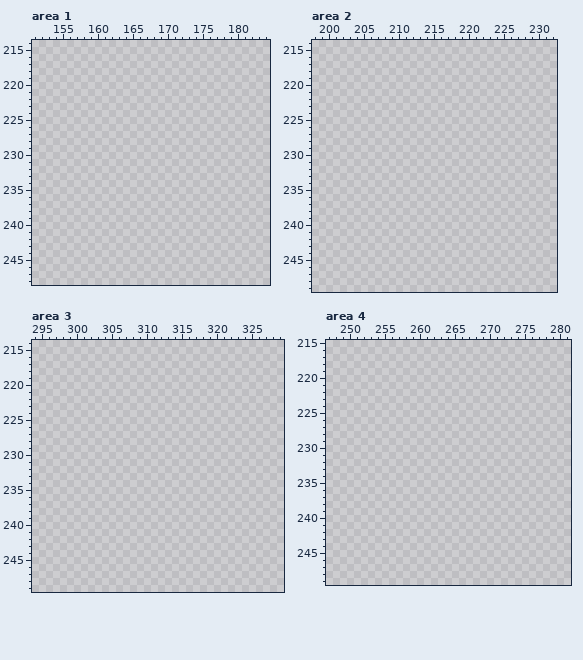
Edited in one commit: pixel-art file (aseprite/animated_objects.aseprite). The picture above is the old version.
521x333 pixels, 1 frame. Shown: area 1: x 151..184, y 214..248; area 2: x 198..232, y 214..249; area 3: x 294..329, y 214..249; area 4: x 247..281, y 215..249. The commit also changed other parts of the picture, which this record leaves out.
The result:
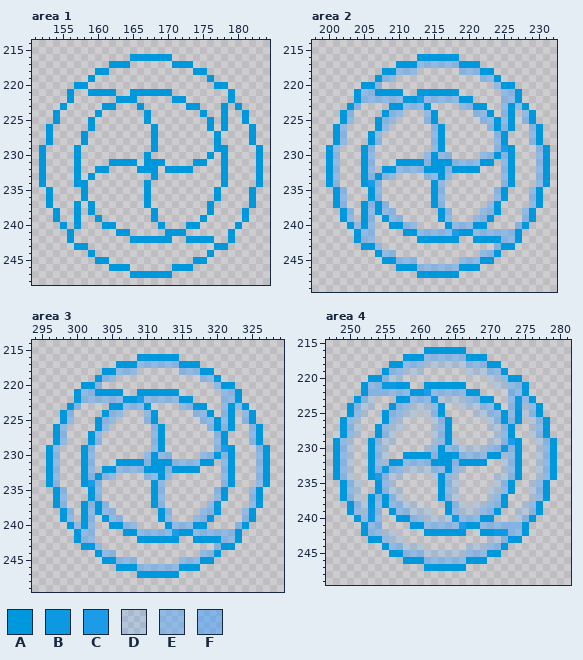
Palette (. is transparent): A #0098dc  B #0c99e1  C #1c9be9  D #429ffc2f  E #429ffc6f  F #429ffc8a
Diff:
Changed rows in their new state; - is an unchanged pixel.
Area 1:
first column x 152:
216 -------------AAAAAA-------------
217 ----------AAA------AAA----------
218 --------AA------------AA--------
219 -------A----------------A-------
220 -----AA------------------AA-----
221 ----A--AAAA--AAAAAA--------A----
222 ----A------AAA-----AA------A----
223 ---A-----AA---A------AA---A-A---
224 --A-----A------A-------A--A--A--
225 --A----A-------A--------A-A--A--
226 -A-----A--------A-------A-A---A-
227 -A----A---------A--------A----A-
228 -A----A---------A--------A----A-
229 A----A----------A--------AA----A
230 A----A---------A--------A-A----A
231 A----A----AAAA-AAA----AA--A----A
232 A----A--AA----AAA-AAAA----A----A
233 A----A-A--------A---------A----A
234 A----AA--------A----------A----A
235 -A----A--------A---------A----A-
236 -A----A--------A---------A----A-
237 -A---A-A-------A--------A-----A-
238 --A--A-A--------A-------A----A--
239 --A--A--A-------A------A-----A--
240 ---A-A---AA------A---AA-----A---
241 ----A------AA-----AAA------A----
242 ----A--------AAAAAA--AAAA--A----
243 -----AA------------------AA-----
244 -------A----------------A-------
245 --------AA------------AA--------
246 ----------AAA------AAA----------
247 -------------AAAAAA-------------
Area 2:
first column x 200:
216 -------------AAAAAA-------------
217 ----------AAAEEEEEEAAA----------
218 --------AAEEE------EEEAA--------
219 -------AEE------------EEA-------
220 -----AAE----------------EAA-----
221 ----AEEAAAA--AAAAAA------EEA----
222 ----AEEEEEEAACEEEEEAA----EEA----
223 ---AE----AAEEEA----EEAA--EAEA---
224 --AE----AEE---EA-----EEA-EA-EA--
225 --AE---AEE----EA------EEAEA-EA--
226 -AE----AE------EA------EAEA--EA-
227 -AE---AE-------EA-------EA---EA-
228 -AE---AE-------EA-------EA---EA-
229 AE---AE--------EA-------ECA---EA
230 AE---AE-------EAEE----EEAEA---EA
231 AE---AE---AAAAEAAAEEEEAA-EA---EA
232 AE---AE-AAEEEEAAAEAAAA---EA---EA
233 AE---AEAEE----EEAE-------EA---EA
234 AE---ACE-------AE--------EA---EA
235 -AE---AE-------AE-------EA---EA-
236 -AE---AE-------AE-------EA---EA-
237 -AE--AEAE------AE------EA----EA-
238 --AE-AEAEE------AE----EEA---EA--
239 --AE-AE-AEE-----AE---EEA----EA--
240 ---AEAE--AAEE----AEEEAA----EA---
241 ----AEE----AAEEEEECAAEEEEEEA----
242 ----AEE------AAAAAA--AAAAEEA----
243 -----AAE----------------EAA-----
244 -------AEE------------EEA-------
245 --------AAEEE------EEEAA--------
246 ----------AAAEEEEEEAAA----------
247 -------------AAAAAA-------------
Area 3:
first column x 296:
216 -------------AAAAAA-------------
217 ----------AAAEEEEEEAAA----------
218 --------AAEEE------EEEAA--------
219 -------AEE------------EEA-------
220 -----AAE----------------EAA-----
221 ----AEEAAAA--AAAAAA------EEA----
222 ----AEEEEEEAACEEEEEAA----EEA----
223 ---AE----AAEEEA----EEAA--EAEA---
224 --AE----AEE---EA-----EEA-EA-EA--
225 --AE---AEE----EA------EEAEA-EA--
226 -AE----AE------EA------EAEA--EA-
227 -AE---AE-------EA-------EA---EA-
228 -AE---AE-------EA-------EA---EA-
229 AE---AE--------EA-------ECA---EA
230 AE---AE-------EAEE----EEAEA---EA
231 AE---AE---AAAAEAAAEEEEAA-EA---EA
232 AE---AE-AAEEEEAAAEAAAA---EA---EA
233 AE---AEAEE----EEAE-------EA---EA
234 AE---ACE-------AE--------EA---EA
235 -AE---AE-------AE-------EA---EA-
236 -AE---AE-------AE-------EA---EA-
237 -AE--AEAE------AE------EA----EA-
238 --AE-AEAEE------AE----EEA---EA--
239 --AE-AE-AEE-----AE---EEA----EA--
240 ---AEAE--AAEE----AEEEAA----EA---
241 ----AEE----AAEEEEECAAEEEEEEA----
242 ----AEE------AAAAAA--AAAAEEA----
243 -----AAE----------------EAA-----
244 -------AEE------------EEA-------
245 --------AAEEE------EEEAA--------
246 ----------AAAEEEEEEAAA----------
247 -------------AAAAAA-------------
Area 4:
first column x 248:
216 -------------AAAAAA-------------
217 ----------AAAEEEEEEAAA----------
218 --------AAEEEDDDDDDEEEAA--------
219 -------AEEDDD------DDDEEA-------
220 -----AAEDD------------DDEAA-----
221 ----AEEBBAA--AAAAAA----DDEEA----
222 ----AEFEEEEAACEEEEEAA----FEA----
223 ---AED---AAEEEBDDDDEEAA--EBEA---
224 --AEDD--AEEDDDEA--DDDEEA-EBDEA--
225 --AED--AEEDD-DEA----DDEEAEADEA--
226 -AED---AED----DEA-----DEAEA-DEA-
227 -AED--AEDD----DEA-----DDEA--DEA-
228 -AED--AED-----DEA------DEA--DEA-
229 AED--AEDD-----DEAD----DDECA--DEA
230 AED--AED-----DEAEEDDDDEEBEA--DEA
231 AED--AED--AAAAEAAAEEEEAADEA--DEA
232 AED--AEDAAEEEEAAAEAAAA--DEA--DEA
233 AED--AEBEEDDDDEEAED-----DEA--DEA
234 AED--ACEDD----DAED-----DDEA--DEA
235 -AED--AED------AED-----DEA--DEA-
236 -AED--AEDD-----AED----DDEA--DEA-
237 -AED-AEAED-----AED----DEA---DEA-
238 --AEDAEAEEDD----AED-DDEEA--DEA--
239 --AEDBE-AEEDDD--AEDDDEEA--DDEA--
240 ---AEBE--AAEEDDDDBEEEAA---DEA---
241 ----AEF----AAEEEEECAAEEEEFEA----
242 ----AEEDD----AAAAAA--AABBEEA----
243 -----AAEDD------------DDEAA-----
244 -------AEEDDD------DDDEEA-------
245 --------AAEEEDDDDDDEEEAA--------
246 ----------AAAEEEEEEAAA----------
247 -------------AAAAAA-------------
Boxes around the changes in both pictures, in picture pixels (x1, y1, x2, y2):
added: (39, 54, 263, 278)
added: (326, 54, 550, 278)
added: (46, 354, 270, 578)
added: (333, 347, 557, 571)
